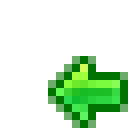
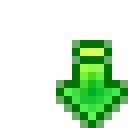
Layer changes from the first 128x128 image to the second:
added layer "Слой 14" above "Слой 13" over 64, 48, 120, 120
hid "Слой 12" over 56, 64, 120, 120
